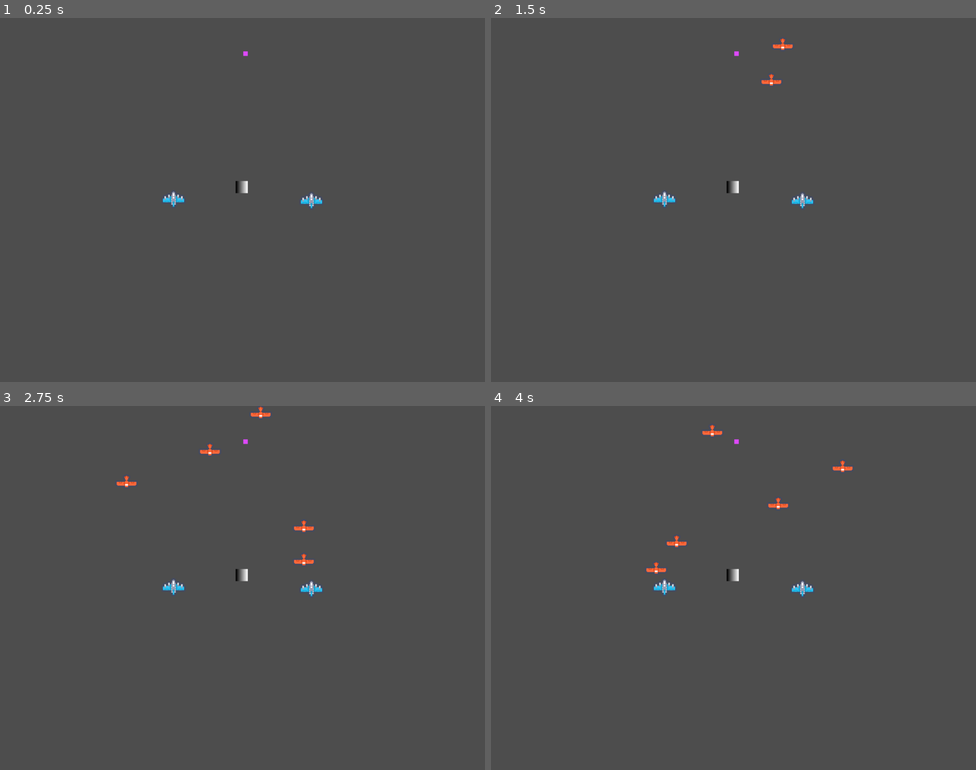
Above: before the commit, frames 1-4 (two rows, left to right).
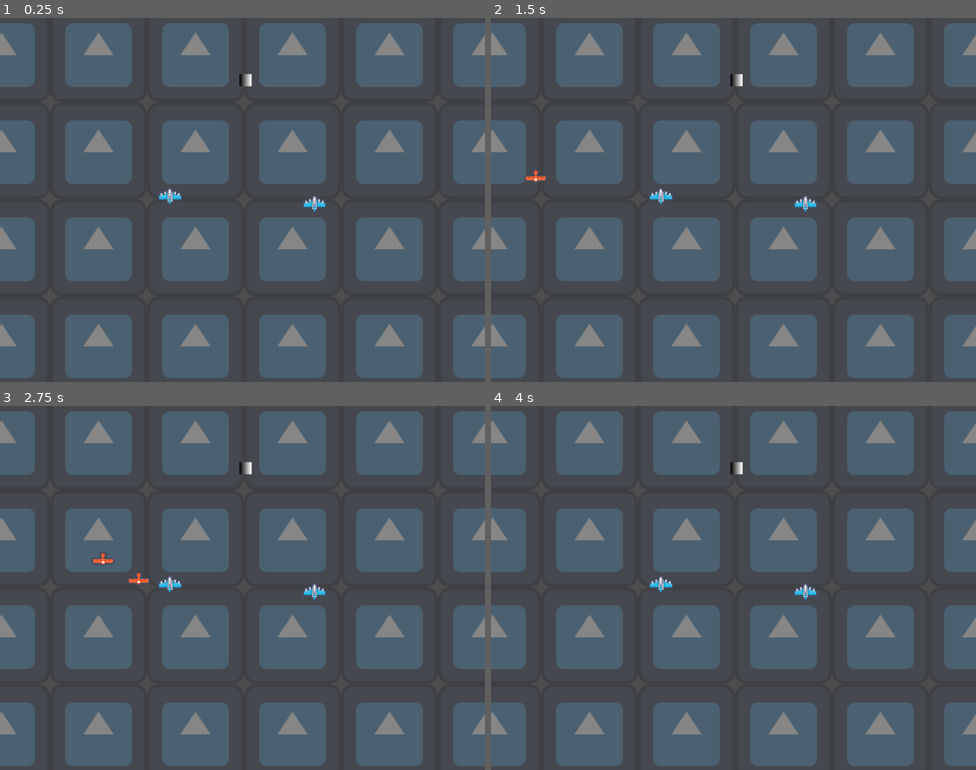
Above: after the commit, the same moments.

Repository: TakisAlPastor/UFO-Raiders
Game: Godot game, scene res://Main/main.tscn
Same seed, same stepped clock (60 frames per second), same inputs: the game is played once before the commit and once after it. The engine's default icon, where the game draws it, is replaced by a stand-in: a white triangle on a blue panel in a dark square.
Inputs:
- Up to frame 1 (0.25 s): no input
- Up to frame 2 (1.5 s): tap Enter at 0.5 s
- Up to frame 3 (2.75 s): no input
- Up to frame 4 (4 s): no input

The runs differ from the first frame. In frame 1, 48% of the frame differs, in the area x 0-100%, y 1-99%; in frame 2, 48%; in frame 3, 48%; in frame 4, 48%.

Commit message:
Agrega rotacion, llegada de enemigos por todos lados y amplía area de juego

Diff:
--- a/Bullet/bullet.gd
+++ b/Bullet/bullet.gd
@@ -1,10 +1,13 @@
 class_name Bullet
 extends Area2D
 
-const VELOCITY:Vector2 = Vector2(0,-250)
+const SPEED:int = 250
+var direction:Vector2
 
 func _physics_process(delta:float) -> void:
-	global_position += VELOCITY * delta
+	global_position += SPEED * direction * delta
+	if direction:
+		rotation = direction.angle() + PI/2
 
 func _on_area_entered(area:Area2D) -> void:
 	if area is Enemy:
--- a/Level/global.gd
+++ b/Level/global.gd
@@ -1,3 +1,5 @@
 extends Node
 
-@onready var viewport_size : Vector2 = get_viewport().get_visible_rect().size
+@onready var viewport_size:Vector2 = get_viewport().get_visible_rect().size
+
+const LEVEL_LIMITS:Vector2 = Vector2(3000,2000)
--- a/Level/level.gd
+++ b/Level/level.gd
@@ -23,9 +23,10 @@
 	else:
 		return player2
 
-func _on_player_shot(bullet_spawn_position:Vector2) -> void:
+func _on_player_shot(bullet_spawn_position:Vector2, direction:Vector2) -> void:
 	var new_bullet:Bullet = bullet_scene.instantiate()
 	new_bullet.position = bullet_spawn_position
+	new_bullet.direction = direction
 	add_child(new_bullet)
 
 func _on_ufo_part_entered_drop_point() -> void:
--- a/Level/level.tscn
+++ b/Level/level.tscn
@@ -1,35 +1,48 @@
-[gd_scene load_steps=7 format=3 uid="uid://b3srilwbdd7el"]
+[gd_scene load_steps=8 format=3 uid="uid://b3srilwbdd7el"]
 
 [ext_resource type="Script" path="res://Level/level.gd" id="1_5ym7l"]
 [ext_resource type="PackedScene" uid="uid://yeweddorpr2l" path="res://Player/player.tscn" id="1_u6hc1"]
 [ext_resource type="PackedScene" uid="uid://doacohcsamvk1" path="res://Rope/rope.tscn" id="3_yax8e"]
 [ext_resource type="PackedScene" uid="uid://bm0ntlv4hf105" path="res://UFO_Part/ufo_part.tscn" id="4_3yvjf"]
 [ext_resource type="PackedScene" uid="uid://cageq52k0lea8" path="res://Drop_Point/drop_point.tscn" id="5_7knir"]
+[ext_resource type="Texture2D" uid="uid://dk1k0qfbw1mal" path="res://icon.svg" id="6_pevr2"]
 
 [sub_resource type="Curve2D" id="Curve2D_47l0p"]
 _data = {
-"points": PackedVector2Array(0, 0, 0, 0, 34, -17, 0, 0, 0, 0, 469, -17)
+"points": PackedVector2Array(0, 0, 0, 0, -1050.25, -700.315, 0, 0, 0, 0, 1510.51, -699.765, 0, 0, 0, 0, 1505, 978, 0, 0, 0, 0, -1053.22, 981, 0, 0, 0, 0, -1050.25, -703.331)
 }
-point_count = 2
+point_count = 5
 
 [node name="Level" type="Node2D"]
 script = ExtResource("1_5ym7l")
 
+[node name="TempBG" type="TextureRect" parent="."]
+modulate = Color(1, 1, 1, 0.321569)
+offset_right = 3000.0
+offset_bottom = 2000.0
+size_flags_horizontal = 4
+size_flags_vertical = 4
+texture = ExtResource("6_pevr2")
+stretch_mode = 1
+
 [node name="Player1" parent="." node_paths=PackedStringArray("partner") instance=ExtResource("1_u6hc1")]
-position = Vector2(159, 235)
+position = Vector2(1310, 1020)
 id = 1
 partner = NodePath("../Player2")
 
 [node name="Player2" parent="." node_paths=PackedStringArray("partner") instance=ExtResource("1_u6hc1")]
-position = Vector2(341, 237)
+position = Vector2(1501, 1030)
 id = 2
 partner = NodePath("../Player1")
 
 [node name="EnemySpawner" type="Path2D" parent="."]
+position = Vector2(1228.72, 833.31)
+scale = Vector2(1.20176, 1.24025)
 curve = SubResource("Curve2D_47l0p")
 
 [node name="SpawnPoint" type="PathFollow2D" parent="EnemySpawner"]
-position = Vector2(34, -17)
+position = Vector2(-1050.25, -700.315)
+rotation = 0.000214513
 
 [node name="EnemySpawnTimer" type="Timer" parent="."]
 wait_time = 0.5
@@ -42,9 +55,10 @@
 player2 = NodePath("../Player2")
 
 [node name="UfoPart" parent="." instance=ExtResource("4_3yvjf")]
+position = Vector2(1410, 867)
 
 [node name="DropPoint" parent="." instance=ExtResource("5_7knir")]
-position = Vector2(254, 43)
+position = Vector2(1439, 367)
 
 [connection signal="shot" from="Player1" to="." method="_on_player_shot"]
 [connection signal="shot" from="Player2" to="." method="_on_player_shot"]
--- a/Player/player.gd
+++ b/Player/player.gd
@@ -11,6 +11,7 @@
 @onready var sprite_size:Vector2 = sprite.texture.get_size() * sprite.get_scale()
 
 const SPEED:int = 200
+const ROTATION_SPEED:int = 100
 
 var direction:Vector2
 var is_tied:bool = false
@@ -21,10 +22,15 @@
 		"move_right_{n}".format({"n":id}),
 		"move_up_{n}".format({"n":id}),
 		"move_down_{n}".format({"n":id}))
+
+	if direction:
+		rotation = lerp_angle(rotation, direction.angle() + PI/2, 0.5)
+
 	global_position += direction * SPEED * delta
+	global_position = global_position.clamp(sprite_size/2, Global.LEVEL_LIMITS)
 	if is_tied:
 		global_position = circle_clamp(global_position, partner.global_position, 350) # 350 es menos que max_separation de la pantalla dividida pero lo suficiente para moverse
-	global_position = global_position.clamp(sprite_size/2, Global.viewport_size - sprite_size/2)
+
 
 func circle_clamp(vector:Vector2, clamp_origin:Vector2, clamp_length:float) -> Vector2:
 	var offset:Vector2 = vector - clamp_origin
@@ -32,4 +38,4 @@
 
 func _unhandled_key_input(event:InputEvent) -> void:
 	if event.is_action_pressed("shoot_{n}".format({"n":id})):
-		shot.emit(bullet_spawn.global_position)
+		shot.emit(bullet_spawn.global_position, Vector2.UP.rotated(rotation))
